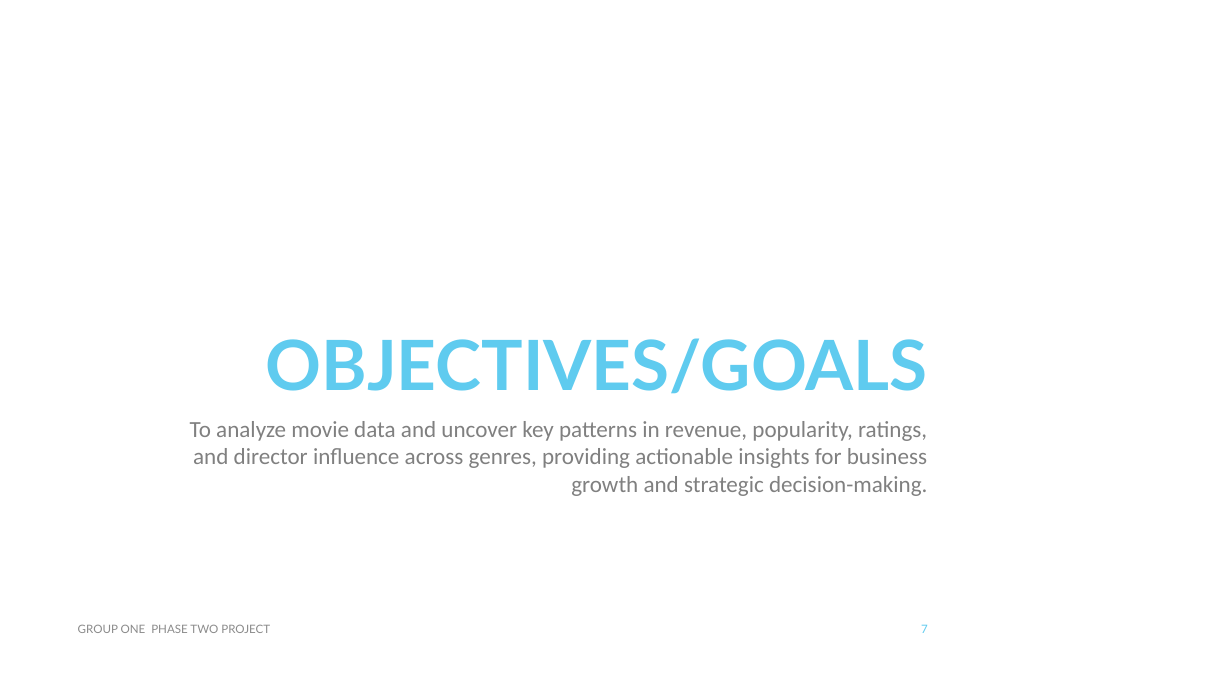
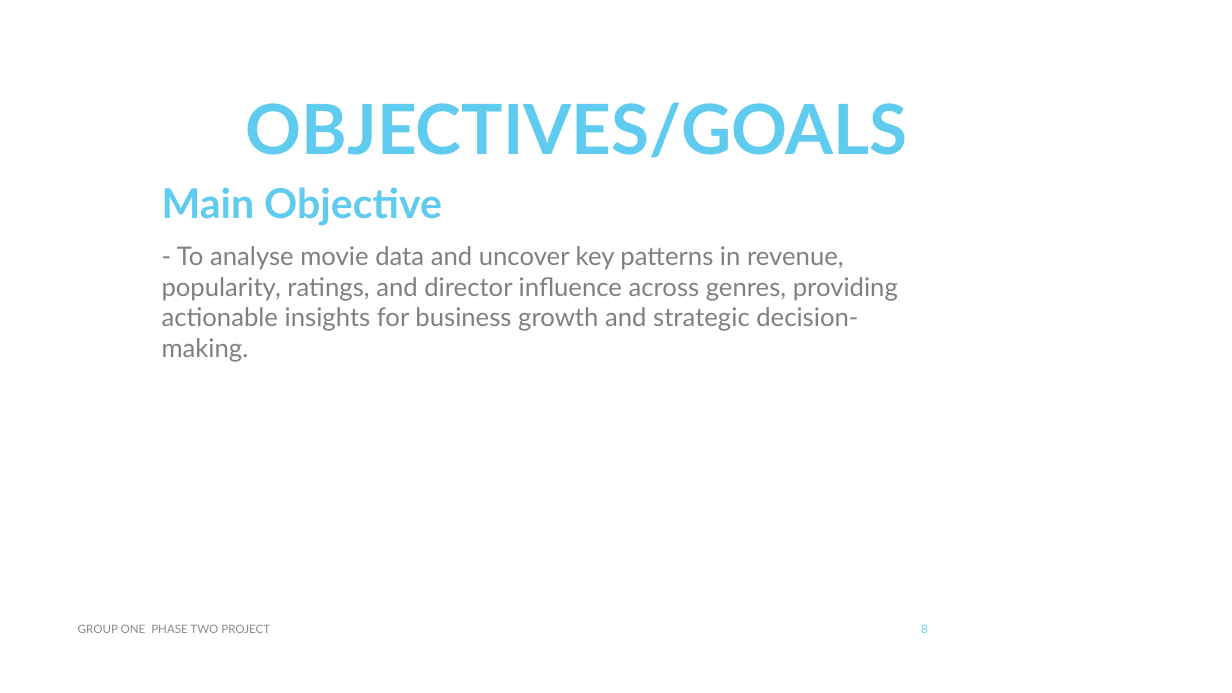
Before and after one commit to Sego-Mich/group_one_phase_two_project, a slide deck: slide 8 of PHASE TWO NON _TECH.pptx (slide 7 before the commit). Drawn at 1232x693 pixels with LibreOffice and Linux fonts; fonts in the diff are those of the drawing. Boxes give left, top, right and bottom in pixels: in the first picture for what was removed or moved away, otherwise in the second. Text is boxed around its words. In the diff, an @@ line names an element or a change of style, - is before the commit and + after.

```diff
--- a/PHASE TWO NON _TECH.pptx
+++ b/PHASE TWO NON _TECH.pptx
@@ title "OBJECTIVES/GOALS": place and size @@
-title "OBJECTIVES/GOALS" at box(266, 338, 928, 394)
+title "OBJECTIVES/GOALS" at box(246, 102, 908, 158)
@@ subtitle at box(162, 187, 898, 362): text changed; size 18 to 20 pt; font Calibri to Lato @@
-To analyze movie data and uncover key patterns in revenue, popularity, ratings, and director influence across genres, providing actionable insights for business growth and strategic decision-making.
+Main Objective
+- To analyse movie data and uncover key patterns in revenue, popularity, ratings, and director influence across genres, providing actionable insights for business growth and strategic decision-making.
@@ page number at box(921, 624, 928, 633): text changed @@
-7
+8
```
Also in this commit, not shown: 22 other slides changed, 7 slides added, 4 slides removed, 1 other file.
